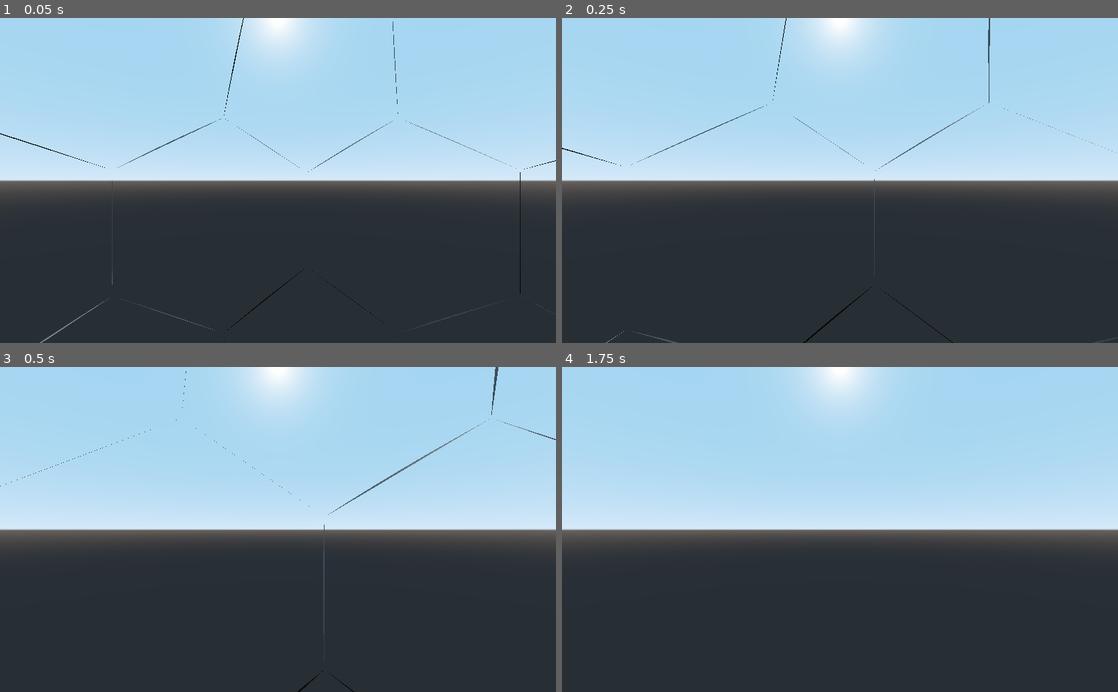
Above: before the commit, frames 1-4 (two rows, left to right).
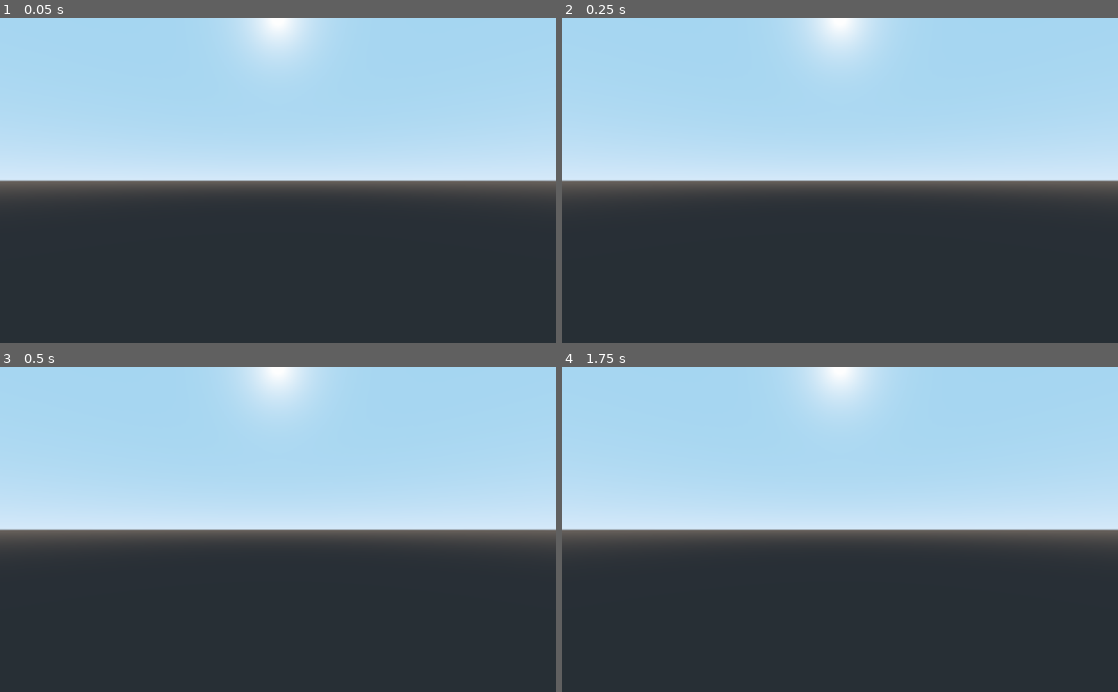
Above: after the commit, the same moments.

Repository: ktksan/STR
Game: Godot game, scene res://Spatial.tscn
Same seed, same stepped clock (60 frames per second), same inputs: the game is played once before the commit and once after it.
Inputs (mouse positions are in pixels of both pictures, inside the frame that each line leads up to):
- Up to frame 1 (0.05 s): no input
- Up to frame 2 (0.25 s): no input
- Up to frame 3 (0.5 s): no input
- Up to frame 4 (1.75 s): tap Enter at 0.5 s; move the mouse to (962, 513) at 0.52 s; hold D 0.53-1.25 s; tap Q at 0.6 s; click (962, 513) at 0.67 s; tap Space at 1.25 s; drag from (728, 545) to (812, 594) at 1.27 s

The runs differ from the first frame. In frame 1, 0.4% of the frame differs, in the area x 0-100%, y 0-100%; in frame 2, 0.4%; in frame 3, 0.3%; in frame 4, nothing differs.

Commit message:
edit football shaders

Diff:
--- a/Spatial.tscn
+++ b/Spatial.tscn
@@ -8,7 +8,7 @@
 transform = Transform( 1, 0, 0, 0, 1, 0, 0, 0, 1, -0.982306, 0.839667, -1.57204 )
 
 [node name="Object" type="MeshInstance" parent="."]
-transform = Transform( 1, 0, 0, 0, 1, 0, 0, 0, 1, 0.116706, -0.160248, -0.0531216 )
+transform = Transform( 1, 0, 0, 0, 1, 0, 0, 0, 1, 0.239005, -0.275707, 0.880339 )
 mesh = ExtResource( 1 )
 material/0 = null
 material/1 = null
